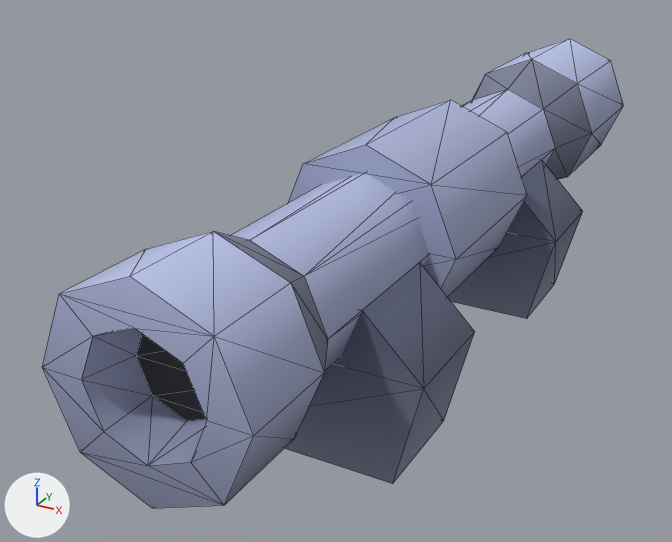
Renders of the glTF model assets/blaster-kit/scope-large-b.glb from each side of a commit.
Rendered twice from a 50 mm camera at (0.171, -0.402, 0.217) aimed at (-0.032, -0.032, 0.032). The lights are fixed; the arrows at lower left show +X, +Y and +Z. The older version comes first. Mesh edges are drawn as thin lines. Vertices at exactly the same position are counted once.

Objects in the first picture: 'scope-large-b'.
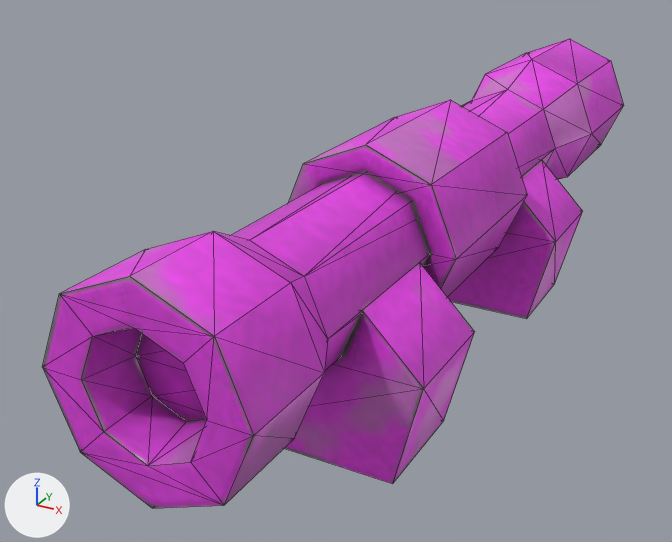
Pixel boxes [x1, y1, x2, y2] of what changed, in the pictures (672 x 542 px):
'scope-large-b', surface changed (blue to pink)
    both: [43, 39, 624, 508]

Edits to the bpy script that builds the scene:
```text
Add img_image_0:
    img_image_0 = load_image('Image_0', '_unpacked/Image_0', 512, 512, 'sRGB')
Add img_image_2:
    img_image_2 = load_image('Image_2', '_unpacked/Image_2', 512, 512, 'Non-Color')
Add img_image_1:
    img_image_1 = load_image('Image_1', '_unpacked/Image_1', 512, 512, 'Non-Color')
Change mat_colormap:
    remove # nodes: BsdfPrincipled, Mapping, OutputMaterial, TexImage, UVMap
    remove # uses the picture img_colormap
    nodes: BsdfPrincipled, NormalMap, OutputMaterial, SeparateColor, TexImage x3
    uses the picture img_image_0
    uses the picture img_image_1
    uses the picture img_image_2
Change me_scope_large_b:
    where me_scope_large_b.from_pydata(...)  # 120 vertices, 224 faces; spans x -0.05..0.06, y -0.22..0.22, z 0.0..0.112
    used by ob_scope_large_b; location = (0.0, 0.0, 0.0)
    me_scope_large_b part 1: 223 kept faces spanning x -0.05..0.06, y -0.22..0.22, z 0.0..0.112 get new texture (UV) coordinates
```
